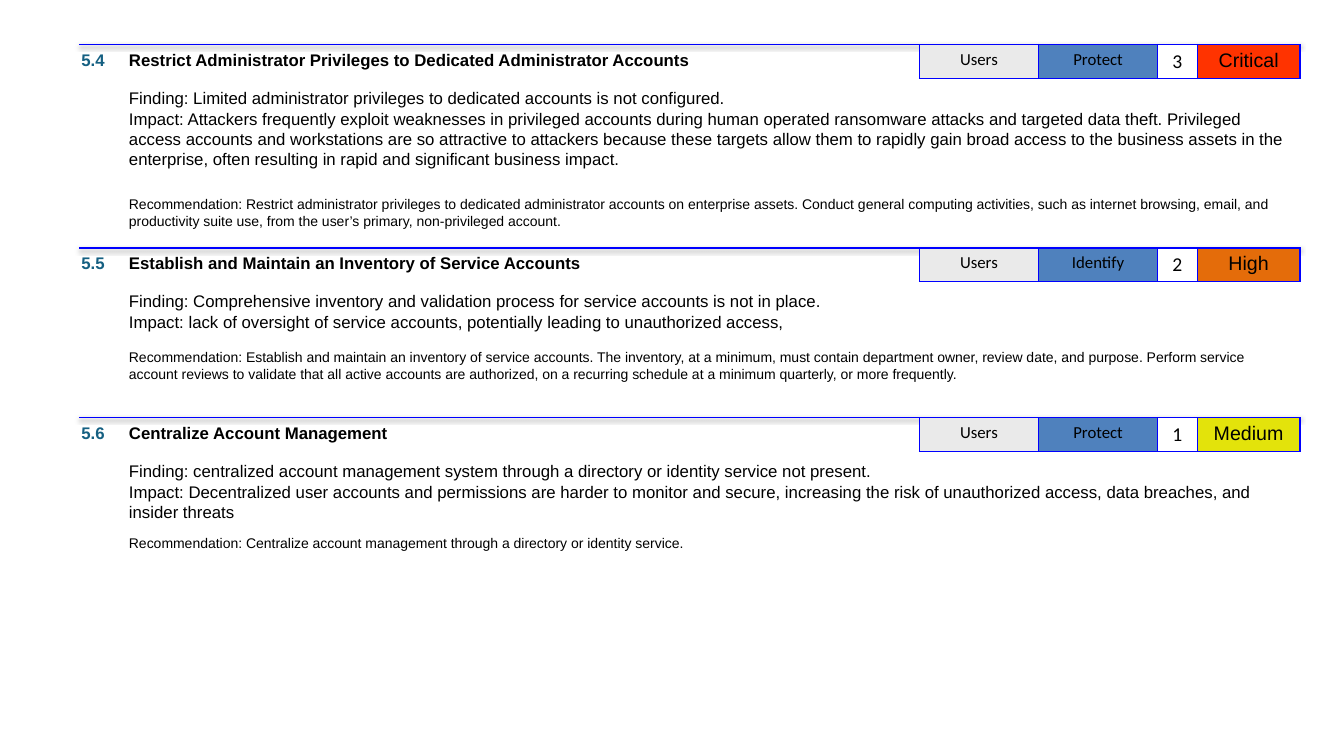
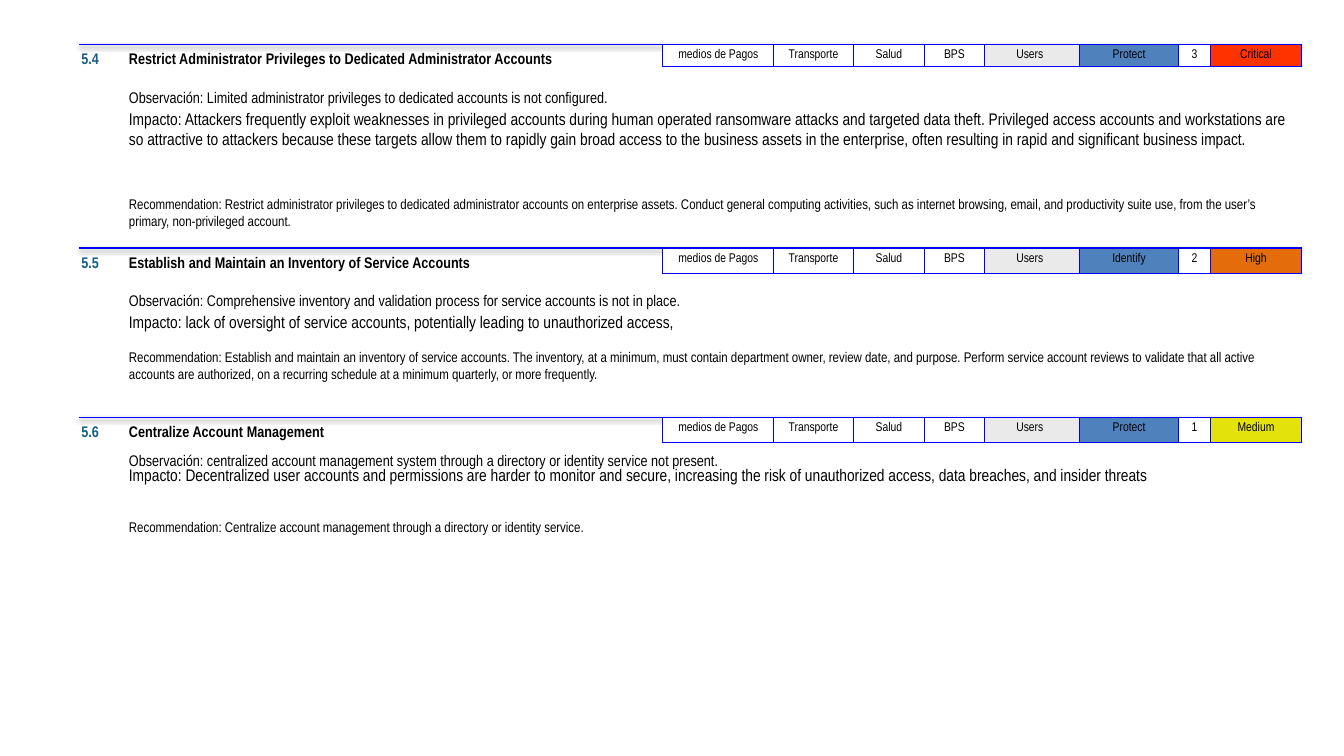
Before and after one commit to lablanco/PowerPointAutomation, a slide deck: slide 15 of ppts/0001_SUMMARY.pptx (slide 14 before the commit). Drawn at 1344x756 pixels with LibreOffice and Linux fonts; fonts in the diff are those of the drawing. Boxes give left, top, right and bottom in pixels: in the first picture for what was removed or moved away, otherwise in the second. Text is boxed around its words. In the diff, an @@ line names an element or a change of style, - is before the commit and + after.

```diff
--- a/ppts/0001_SUMMARY.pptx
+++ b/ppts/0001_SUMMARY.pptx
@@ table added at [662, 44, 984, 65], 1 rows, 4 columns @@
+medios de Pagos | Transporte | Salud | BPS
@@ table at [980, 44, 1301, 65] @@
@@ size 12 to 9 pt in "Users", "Protect" @@
@@ font Calibri to Arial Narrow in "Users", "Protect", "3" @@
@@ size 14 to 9 pt in "3", "Critical" @@
@@ font Arial to Arial Narrow in "Critical" @@
@@ table: place and size @@
-table at [920, 44, 1300, 76]
+table at [980, 44, 1301, 65]
@@ text at [129, 113, 1285, 149]: text changed; font Arial to Arial Narrow @@
-Impact: Attackers frequently exploit weaknesses in privileged accounts during human operated ransomware attacks and targeted data theft. Privileged access accounts and workstations are so attractive to attackers because these targets allow them to rapidly gain broad access to the business assets in the enterprise, often resulting in rapid and significant business impact.
+Impacto: Attackers frequently exploit weaknesses in privileged accounts during human operated ransomware attacks and targeted data theft. Privileged access accounts and workstations are so attractive to attackers because these targets allow them to rapidly gain broad access to the business assets in the enterprise, often resulting in rapid and significant business impact.
@@ text at [129, 91, 608, 106]: text changed; size 12 to 11 pt; font Arial to Arial Narrow @@
-Finding: Limited administrator privileges to dedicated accounts is not configured.
+Observación: Limited administrator privileges to dedicated accounts is not configured.
@@ table added at [662, 248, 984, 269], 1 rows, 4 columns @@
+medios de Pagos | Transporte | Salud | BPS
@@ table at [980, 248, 1301, 269] @@
@@ size 12 to 9 pt in "Users", "Identify" @@
@@ font Calibri to Arial Narrow in "Users", "Identify", "2" @@
@@ size 14 to 9 pt in "2", "High" @@
@@ font Arial to Arial Narrow in "High" @@
@@ table: place and size @@
-table at [920, 248, 1300, 279]
+table at [980, 248, 1301, 269]
@@ text at [129, 294, 680, 309]: text changed; size 12 to 11 pt; font Arial to Arial Narrow @@
-Finding: Comprehensive inventory and validation process for service accounts is not in place.
+Observación: Comprehensive inventory and validation process for service accounts is not in place.
@@ text at [129, 316, 674, 332]: text changed; font Arial to Arial Narrow @@
-Impact: lack of oversight of service accounts, potentially leading to unauthorized access,
+Impacto: lack of oversight of service accounts, potentially leading to unauthorized access,
@@ size 12 to 11 pt, font Arial to Arial Narrow in 6 elements at [81, 53, 99, 64], [129, 53, 552, 68], [81, 257, 99, 268], [129, 257, 470, 271], [81, 426, 99, 437], [129, 426, 324, 441] @@
@@ table added at [662, 417, 984, 438], 1 rows, 4 columns @@
+medios de Pagos | Transporte | Salud | BPS
@@ table at [980, 417, 1301, 438] @@
@@ size 12 to 9 pt in "Users", "Protect" @@
@@ font Calibri to Arial Narrow in "Users", "Protect", "1" @@
@@ size 14 to 9 pt in "1", "Medium" @@
@@ font Arial to Arial Narrow in "Medium" @@
@@ table: place and size @@
-table at [920, 417, 1300, 449]
+table at [980, 417, 1301, 438]
@@ text at [129, 467, 1147, 485]: text changed; font Arial to Arial Narrow @@
-Impact: Decentralized user accounts and permissions are harder to monitor and secure, increasing the risk of unauthorized access, data breaches, and insider threats
+Impacto: Decentralized user accounts and permissions are harder to monitor and secure, increasing the risk of unauthorized access, data breaches, and insider threats
@@ text at [129, 454, 718, 469]: text changed; size 12 to 11 pt; font Arial to Arial Narrow @@
-Finding: centralized account management system through a directory or identity service not present.
+Observación: centralized account management system through a directory or identity service not present.
@@ font Arial to Arial Narrow in 3 elements at [129, 199, 1256, 229], [129, 352, 1255, 382], [129, 522, 583, 535] @@
@@ text "Recommendation: Centralize account management through ...": place and size @@
-text "Recommendation: Centralize account management through ..." at [129, 538, 683, 551]
+text "Recommendation: Centralize account management through ..." at [129, 522, 583, 535]
```
Also in this commit, not shown: 48 other slides changed, 1 slide added, 3 other files.
